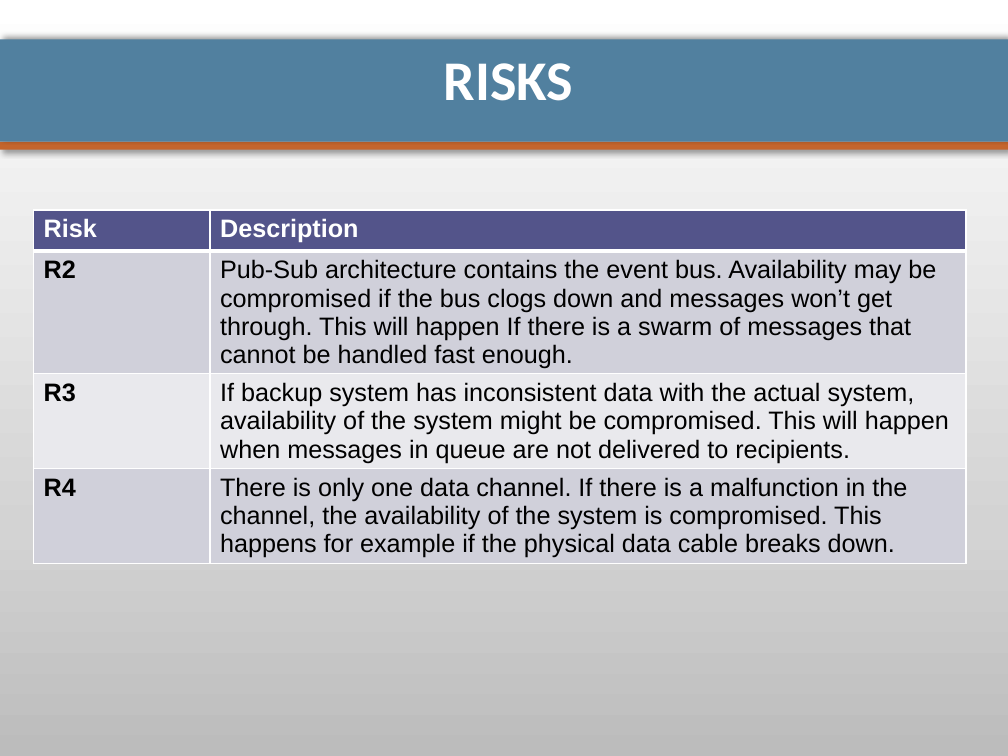
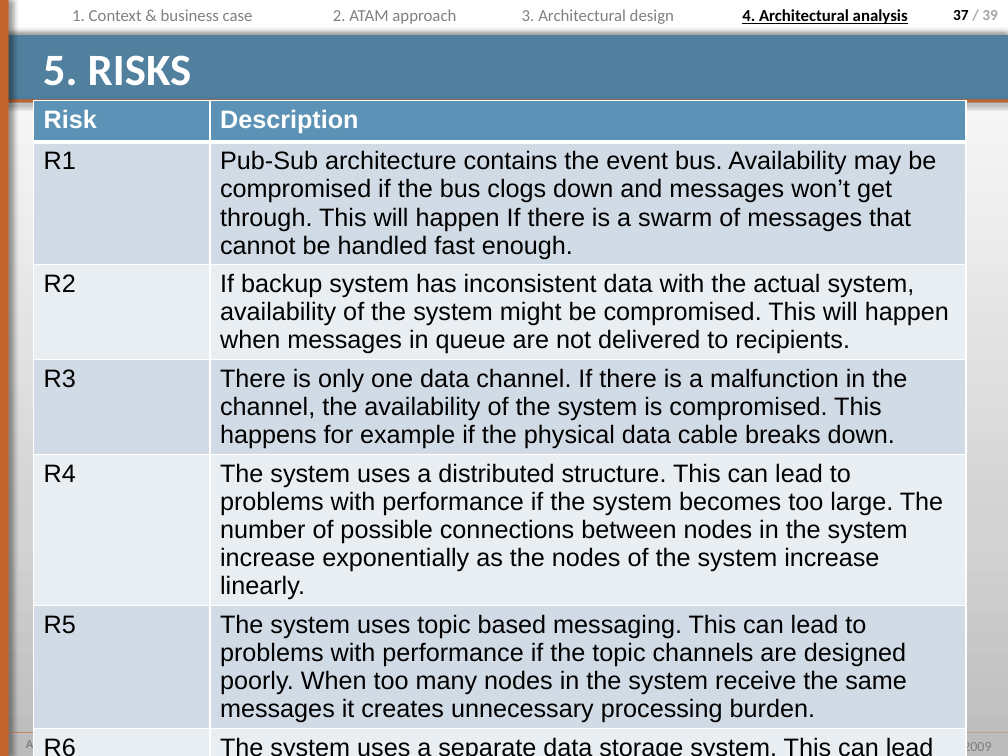
Before and after one commit to pierrealauzet/euroteam, a slide deck: slide 37 of Project 2/PartFinal/CS554_EuroTeam_Project2_Final_Mikko.pptx (slide 29 before the commit). Drawn at 1008x756 pixels with LibreOffice and Linux fonts; fonts in the diff are those of the drawing. Boxes give left, top, right and bottom in pixels: in the first picture for what was removed or moved away, otherwise in the second. Text is boxed around its words. In the diff, an @@ line names an element or a change of style, - is before the commit and + after.

Commit message:
added mikko version of document

```diff
--- a/Project 2/PartFinal/CS554_EuroTeam_Project2_Final_Mikko.pptx
+++ b/Project 2/PartFinal/CS554_EuroTeam_Project2_Final_Mikko.pptx
@@ rectangle added at [0, 0, 8, 756], fill #C4652D @@
@@ rectangle added at [0, 0, 8, 756], fill #C4652D @@
@@ text added at [72, 9, 253, 21], 12 pt, text #808080 @@
+1. Context & business case
@@ text added at [333, 9, 456, 24], 12 pt, text #808080 @@
+2. ATAM approach
@@ text added at [522, 9, 674, 24], 12 pt, text #808080 @@
+3. Architectural design
@@ text added at [742, 9, 908, 24], 12 pt, text #000000, bold, underline @@
+4. Architectural analysis
@@ page number added at [953, 10, 998, 20], 11 pt, text #A6A6A6, bold @@
+37 / 39
@@ rectangle: place and size @@
-rectangle at [0, 39, 1008, 142]
+rectangle at [0, 35, 1008, 103]
@@ rectangle at [0, 35, 1008, 103]: shadow changed @@
@@ title at [43, 55, 192, 86]: text changed; size 40 to 32 pt @@
-RISKS
+5. RISKS
@@ rectangle: place and size @@
-rectangle at [0, 142, 1008, 150]
+rectangle at [0, 100, 1008, 103]
@@ table at [33, 101, 966, 756] @@
-row 2: R2 | Pub-Sub architecture contains the event bus. Availability may be compromised if the bus clogs down and messages won’t get through. This will happen If there is a swarm of messages that cannot be handled fast enough.
-row 3: R3 | If backup system has inconsistent data with the actual system, availability of the system might be compromised. This will happen when messages in queue are not delivered to recipients.
-row 4: R4 | There is only one data channel. If there is a malfunction in the channel, the availability of the system is compromised. This happens for example if the physical data cable breaks down.
+row 2: R1 | Pub-Sub architecture contains the event bus. Availability may be compromised if the bus clogs down and messages won’t get through. This will happen If there is a swarm of messages that cannot be handled fast enough.
+row 3: R2 | If backup system has inconsistent data with the actual system, availability of the system might be compromised. This will happen when messages in queue are not delivered to recipients.
+row 4: R3 | There is only one data channel. If there is a malfunction in the channel, the availability of the system is compromised. This happens for example if the physical data cable breaks down.
+row 5: R4 | The system uses a distributed structure. This can lead to problems with performance if the system becomes too large. The number of possible connections between nodes in the system increase exponentially as the nodes of the system increase linearly.
+row 6: R5 | The system uses topic based messaging. This can lead to problems with performance if the topic channels are designed poorly. When too many nodes in the system receive the same messages it creates unnecessary processing burden.
+row 7: R6 | The system uses a separate data storage system. This can lead to problems with availability if the system goes down. If the system goes down and the backup system is not working or there is non it means the system cannot function properly.
@@ table: place and size @@
-table at [33, 210, 966, 584]
+table at [33, 101, 966, 756]
@@ line added from (8, 733) to (1008, 733), #C4652D 0.25 pt @@
@@ text added at [26, 739, 353, 750], 8 pt, text #808080, bold @@
+Alauzet Pierre, Ahvenniemi Mikko, Colin Julien, Starck Benoit
@@ text added at [474, 740, 573, 753], 9 pt, text #7F7F7F @@
+CS554 - Project 2
@@ text added at [872, 739, 991, 755], 10 pt, text #7F7F7F @@
+December 10th 2009
```
Also in this commit, not shown: 23 other slides changed, 16 slides added, 4 slides removed, 1 other file.
